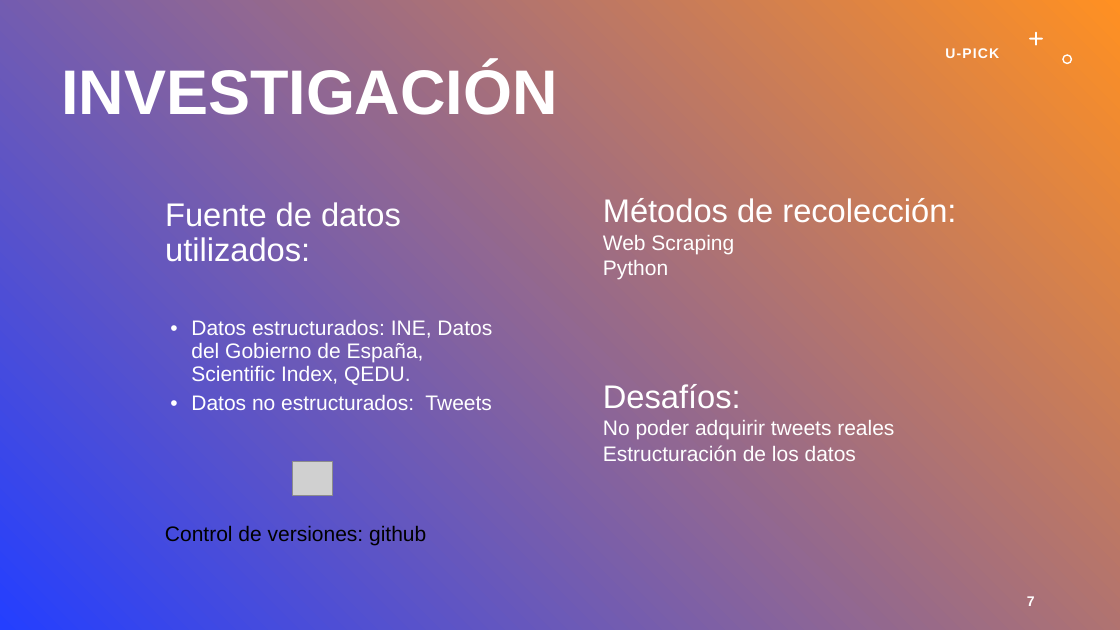
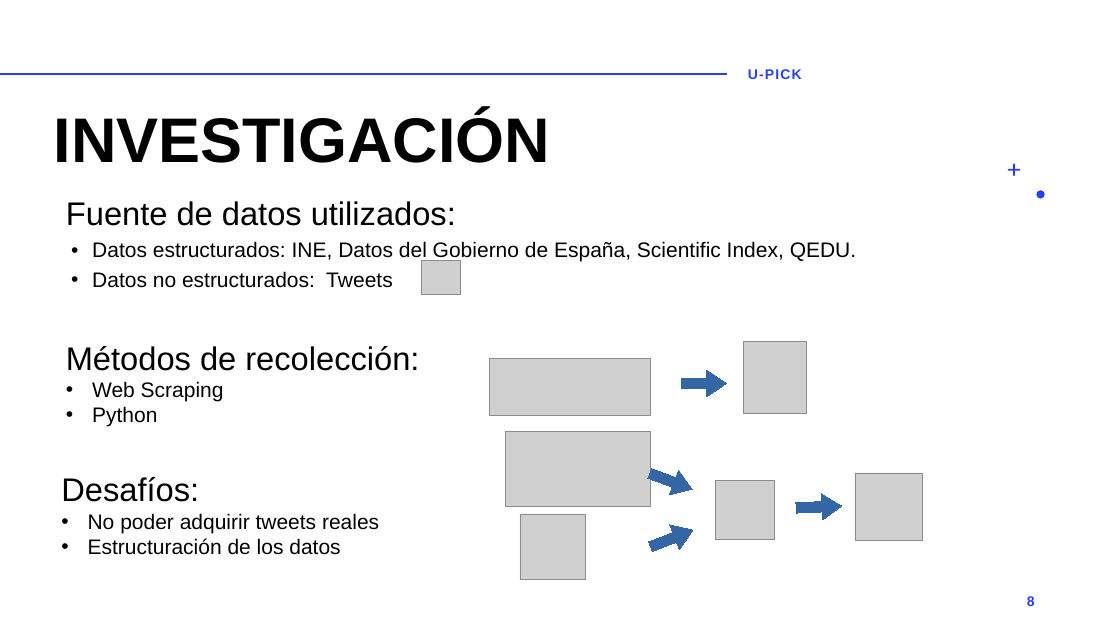
Before and after one commit to Dacarpe03/SIC_Big_Data_CDC, a slide deck: slide 8 of Entregas/U-pick.pptx (slide 7 before the commit). Drawn at 1120x630 pixels with LibreOffice and Linux fonts; fonts in the diff are those of the drawing; grey boxes stand for pictures. Boxes give left, top, right and bottom in pixels: in the first picture for what was removed or moved away, otherwise in the second. Text is boxed around its words. In the diff, an @@ line names an element or a change of style, - is before the commit and + after.

```diff
--- a/Entregas/U-pick.pptx
+++ b/Entregas/U-pick.pptx
@@ background gradient #243FFF to #FF9022 to #FFFFFF @@
@@ text "U-PICK": place and size @@
-text "U-PICK" at <box>945,48,999,58</box>
+text "U-PICK" at <box>748,69,802,79</box>
@@ text "U-PICK" at <box>748,69,802,79</box>: text colour #FFFFFF to #243FFF; less space between paragraphs @@
@@ freeform shape removed at <box>1029,32,1044,46</box> @@
@@ freeform shape removed at <box>1063,55,1073,65</box> @@
@@ line added from (0, 74) to (726, 74), #FF9022 2 pt @@
@@ title "INVESTIGACIÓN": place and size @@
-title "INVESTIGACIÓN" at <box>61,64,557,125</box>
+title "INVESTIGACIÓN" at <box>54,113,550,163</box>
@@ title "INVESTIGACIÓN" at <box>54,113,550,163</box>: text colour #FFFFFF to #000000 @@
@@ freeform shape added at <box>1008,164,1021,176</box>, fill #243FFF @@
@@ text "Fuente de datos utilizados:" at <box>66,201,856,288</box>: text colour #FFFFFF to #000000 @@
@@ text "Fuente de datos utilizados:": place and size @@
-text "Fuente de datos utilizados:" at <box>165,202,492,410</box>
+text "Fuente de datos utilizados:" at <box>66,201,856,288</box>
@@ freeform shape added at <box>1037,190,1045,198</box>, fill #243FFF @@
@@ picture: place and size @@
-picture at <box>292,461,332,495</box>
+picture at <box>421,260,460,294</box>
@@ text "Métodos de recolección:" at <box>66,346,419,427</box>: text colour #FFFFFF to #000000; bullet none to • @@
@@ text "Métodos de recolección:": place and size @@
-text "Métodos de recolección:" at <box>603,198,956,280</box>
+text "Métodos de recolección:" at <box>66,346,419,427</box>
@@ picture added at <box>489,358,650,415</box> @@
@@ picture added at <box>744,342,807,413</box> @@
@@ freeform shape added at <box>681,371,727,397</box>, fill #3465A4, outline #3465A4 0.75 pt @@
@@ picture added at <box>506,432,650,507</box> @@
@@ text "Desafíos:": place and size @@
-text "Desafíos:" at <box>603,384,894,461</box>
+text "Desafíos:" at <box>61,477,379,555</box>
@@ text "Desafíos:" at <box>61,477,379,555</box>: text colour #FFFFFF to #000000; bullet none to • @@
@@ freeform shape added at <box>646,461,697,501</box>, fill #3465A4, outline #3465A4 0.75 pt @@
@@ picture added at <box>855,473,923,541</box> @@
@@ picture added at <box>716,481,776,540</box> @@
@@ freeform shape added at <box>796,493,842,521</box>, fill #3465A4, outline #3465A4 0.75 pt @@
@@ text removed at <box>165,525,426,545</box> @@
-Control de versiones: github
@@ picture added at <box>520,514,586,581</box> @@
@@ freeform shape added at <box>646,518,698,559</box>, fill #3465A4, outline #3465A4 0.75 pt @@
@@ page number at <box>1027,596,1035,606</box>: text changed; text colour #FFFFFF to #243FFF @@
-7
+8
```
Also in this commit, not shown: 6 other slides changed, 7 slides added, 4 slides removed.
